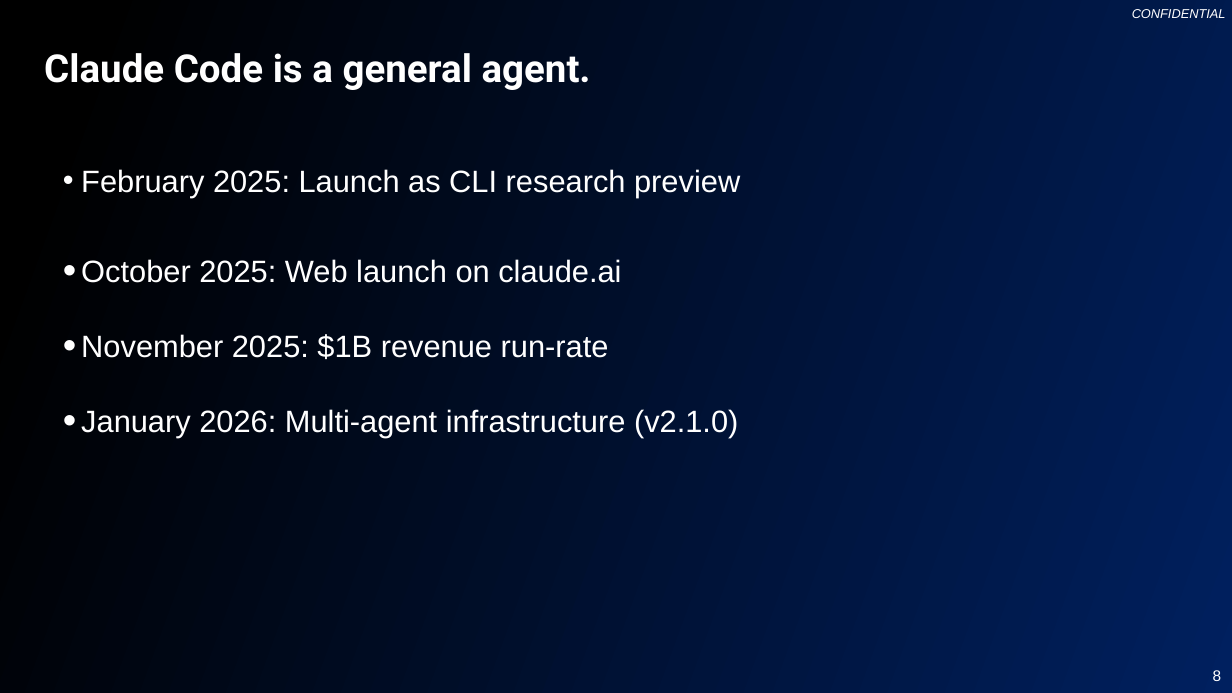
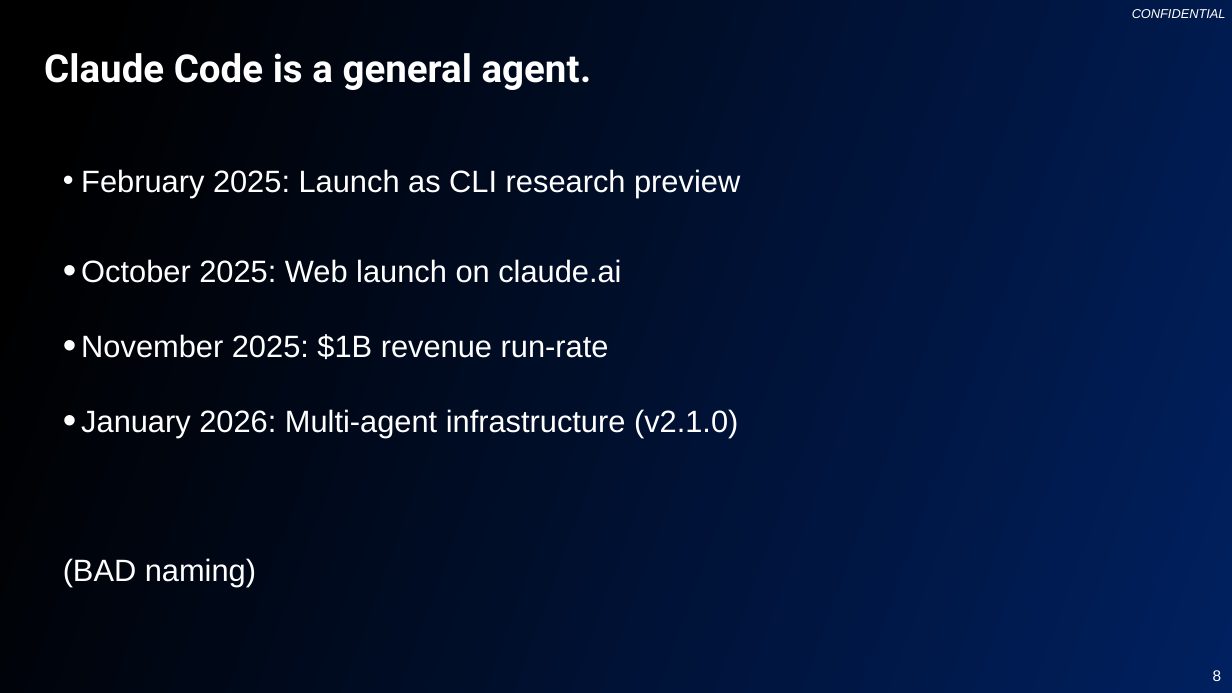
Before and after one commit to changhee-somite/20260114-claude-code, a slide deck: slide 8 of 20260114 Claude-Code-Presentation-v2.pptx. Drawn at 1232x693 pixels with LibreOffice and Linux fonts; fonts in the diff are those of the drawing; background and template pictures are left out. Boxes give left, top, right and bottom in pixels: in the first picture for what was removed or moved away, otherwise in the second. Text is boxed around its words. In the diff, an @@ line names an element or a change of style, - is before the commit and + after.

```diff
--- a/20260114 Claude-Code-Presentation-v2.pptx
+++ b/20260114 Claude-Code-Presentation-v2.pptx
@@ text at (63,558,256,587): paragraph added @@
+(BAD naming)
```
Also in this commit, not shown: 5 other slides changed, 2 slides added.
